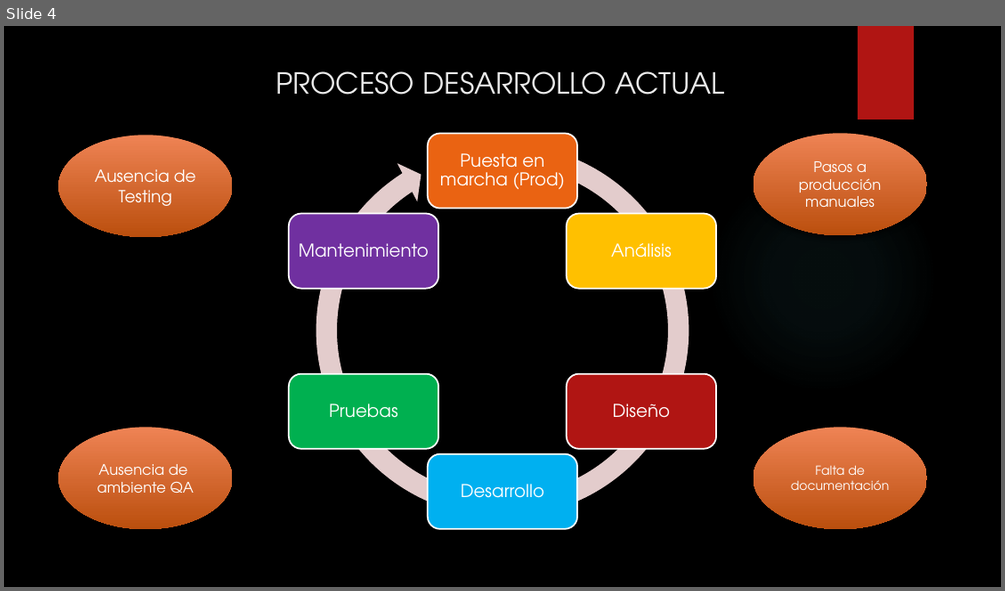
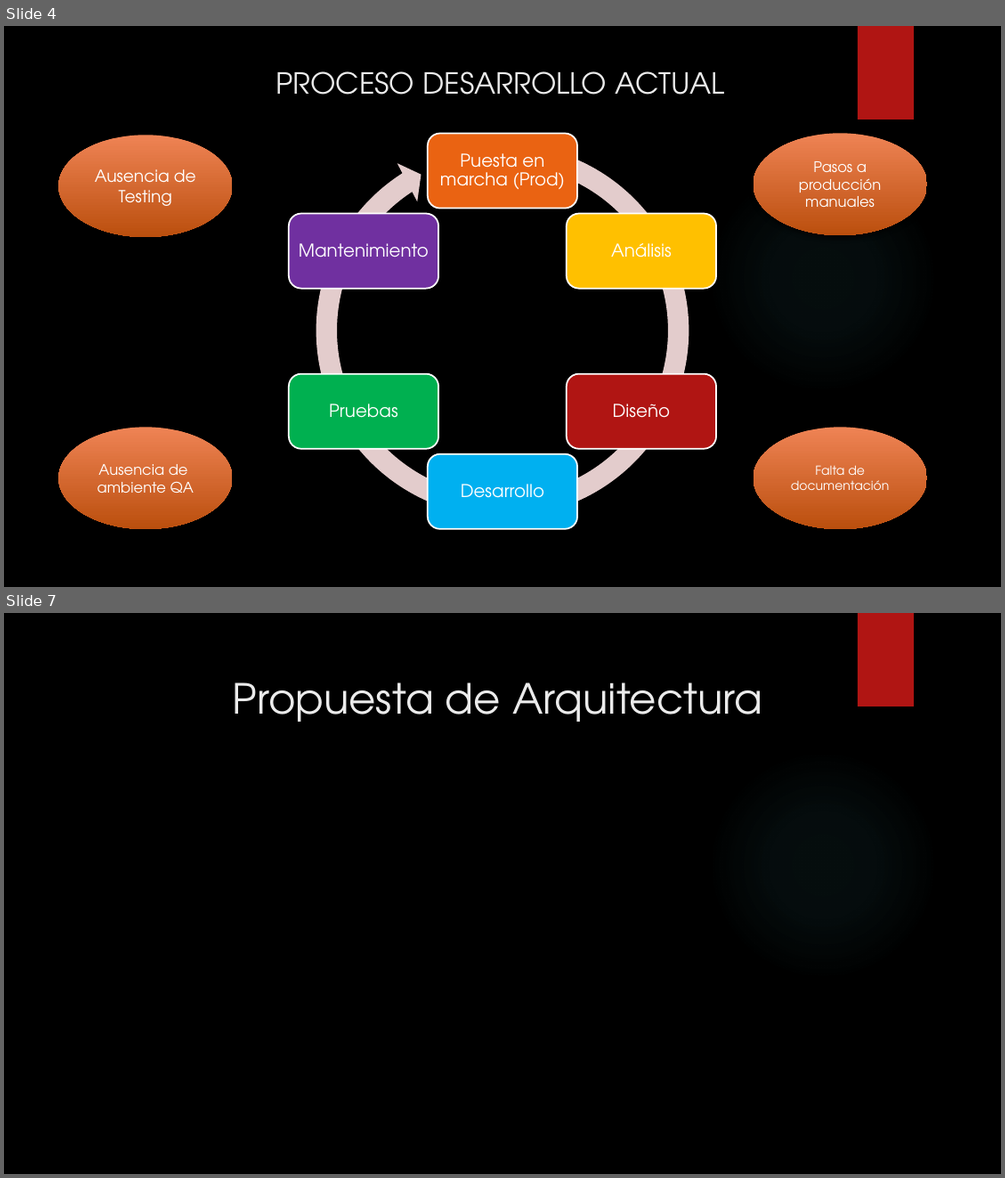
Before and after one commit to Dannygit86/Integracion, a slide deck: PPT_DevOps.pptx. Shown one above the other, each under a label of ours: slide 4 before the commit, slides 4 and 7 after it; the slides between them are not shown. The pictures are 1005x591 and 1005x1178 pixels, drawn with LibreOffice and Linux fonts; fonts in the diff are those of the drawing; background and template pictures are left out. Boxes give left, top, right and bottom in pixels: in the first picture for what was removed or moved away, otherwise in the second. Text is boxed around its words. In the diff, an @@ line names an element or a change of style, - is before the commit and + after.

```diff
--- a/PPT_DevOps.pptx
+++ b/PPT_DevOps.pptx
@@ slide 7 added at [4,613,1001,1174], background picture (left out); not listed: 2 template elements that a slide beside it also shows @@
@@ title added at [233,682,762,722], 40 pt, text #EBEBEB @@
+Propuesta de Arquitectura
```
Also in this commit, not shown: 1 slide changed, 2 other slides added.
